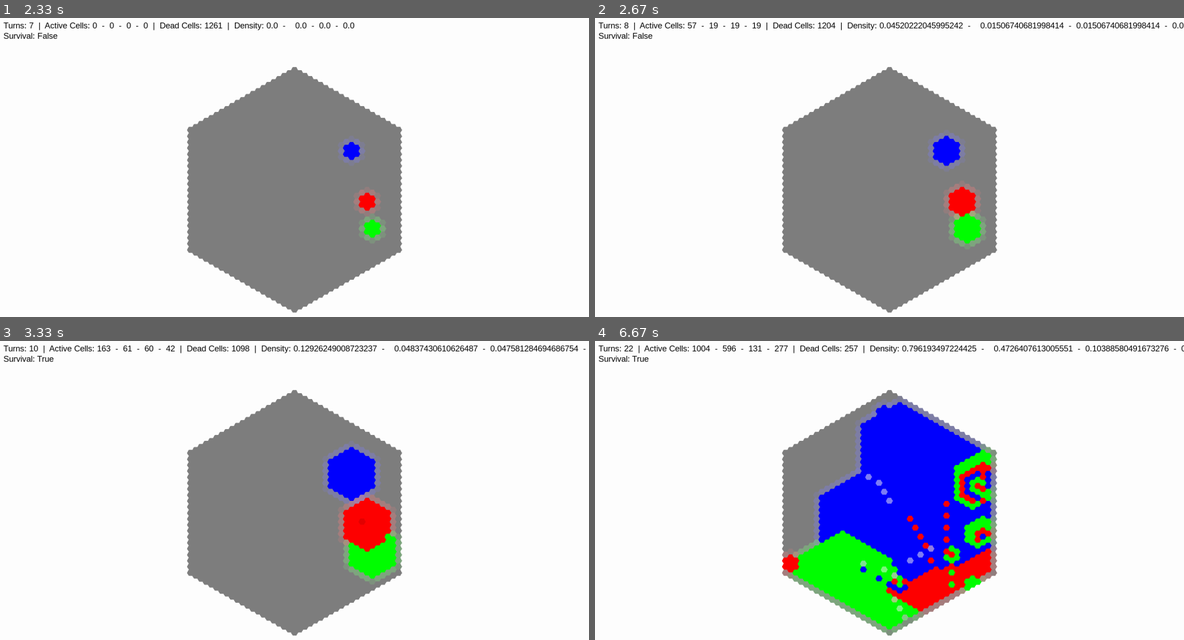
Above: before the commit, frames 1-4 (two rows, left to right).
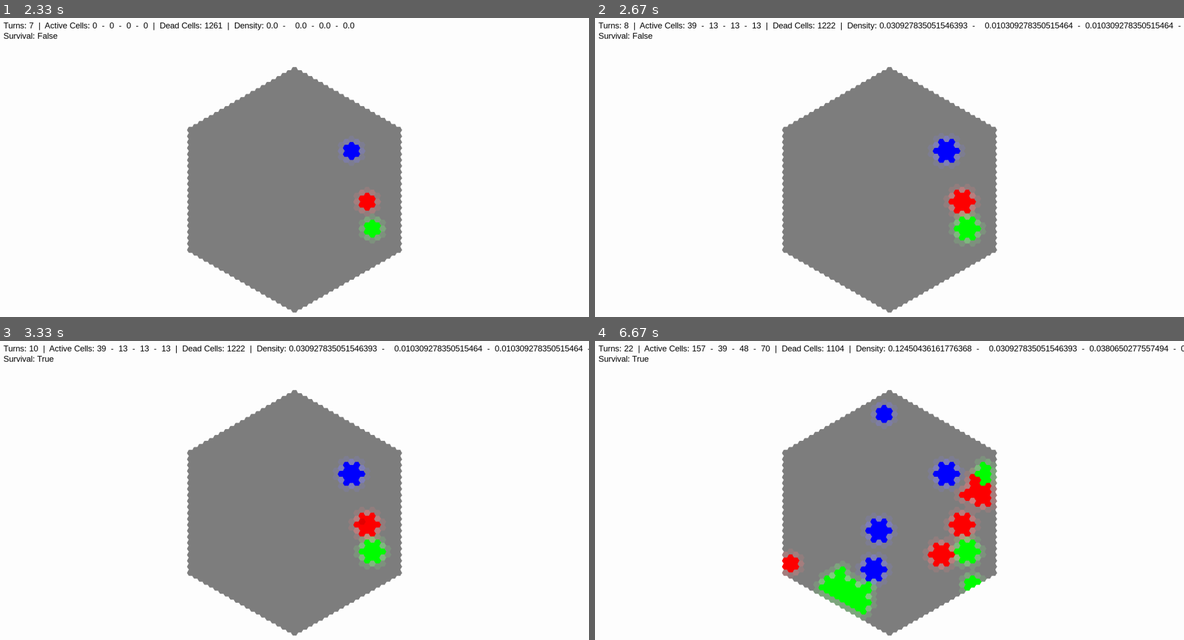
Above: after the commit, the same moments.

Repository: s4b4ch4br4v4/Pygame-Hexagonal-Cellular-Automata
Game: pygame game, started from main.py
The game is run twice, just before and just after one commit, with the same random seed, the same clock (stepped at 60 frames per second) and the same inputs.
Inputs (mouse positions are in pixels of both pictures, inside the frame that each line leads up to):
- Up to frame 1 (2.33 s): tap Space at 0.33, 0.73, 1.03, 1.23, 1.53, 1.73, 2.07 s; hold D 0.67-1.13 s; move the mouse to (300, 194) at 0.7 s; hold D 1.17-1.63 s; move the mouse to (153, 176) at 1.2 s; hold S 1.67-1.97 s; move the mouse to (353, 242) at 1.7 s; hold D from 2 s (still down); move the mouse to (111, 245) at 2.03 s; tap G at 2.15 s
- Up to frame 2 (2.67 s): tap Space at 2.37 s; release D at 2.63 s
- Up to frame 3 (3.33 s): hold S 2.67-3.03 s; move the mouse to (512, 604) at 2.7 s; tap Space at 2.73, 3.13 s; hold D from 3.07 s (still down); move the mouse to (365, 523) at 3.1 s
- Up to frame 4 (6.67 s): tap Space at 3.43, 3.63, 3.93, 4.13, 4.47, 4.77, 5.13, 5.53, 5.83, 6.03, 6.33, 6.53 s; release D at 3.53 s; hold D 3.57-4.03 s; move the mouse to (901, 391) at 3.6 s; tap G at 3.72, 5.22, 6.62 s; hold S 4.07-4.37 s; move the mouse to (748, 433) at 4.1 s; hold D 4.4-5.03 s; move the mouse to (860, 577) at 4.43 s; hold S 5.07-5.43 s; move the mouse to (889, 535) at 5.1 s; hold D 5.47-5.93 s; move the mouse to (871, 442) at 5.5 s; hold D 5.97-6.43 s; move the mouse to (1113, 613) at 6 s; hold S from 6.47 s (still down); move the mouse to (795, 394) at 6.5 s

Frame 1 is identical in both runs. In frame 2, 1.0% of the frame differs, in the area x 15-100%, y 1-76%; in frame 3, 4.1%; in frame 4, 18%, in the area x 17-100%, y 1-98%.

Commit message:
Added some clarification comments for Gregory. Simulation doesn't work perfectly fine, but fine enough to be used.

Diff:
--- a/main.py
+++ b/main.py
@@ -20,6 +20,10 @@
     o - უჯრედებისაგან ექვსკუთხედების ხატვა(hex_click_mode)
     g - გენერაცია შემთხვევით ადგილას ყველა ტიპის უჯრისაგან ექვსკუთხედის
     d - უჯრების გადარჩენის ჩართვა/გათიშვა(მარჯვენა ზედა კუთხეში ინდიკატორიც კი არის)
+
+    !!! უჯრების გადარჩენის კონტროლი აქტუალურია როცა სიმულაცია მუშაობს ჩვენი სისტემით !!!
+    !!! რადგან მათ სისტემაში არ არის გათვალისწინებული უჯრების თავისით სიკვდილიანობა !!!
+    !!! ასევე, სიმულაციის მთელი ფუნქციონალი კორექტულად არ მუშაობს მათ სისტემასთან !!!
 """
 
 # PyGame base variables:
@@ -35,8 +39,25 @@
 
 # Simulation variables:
 
+"""rules და threshold არ არის ჩვენი სისტემის ნაწილი"""
+
+"""
+    წესები(rules) მუშაობენ следующим образом:
+    დიქტში გასაღები არის უჯრის ტიპი, ხოლო
+    მნიშვნელობად ლისტში არის მითითებული ის უჯრის ტიპები, რომლებსაც
+    შეუძლიათ მაგ უჯრის ჭამა.
+    {"მე": ["ვინ მჭამს მე"]}
+    0-ის ჭამა ყველას შეუძლია, 1-ს ჭამს 3 და ა.შ.
+"""
 rules = {0: [1, 2, 3], 1: [3], 2: [1], 3: [2]}
-threshold = [1, 2]
+
+"""
+    threshold(порог, ზღურბლი) არის საჭირო სამეზობლოში საჭირო მტრების რაოდენობა, რომ
+    შეიჭამოს გარკვეული ტიპის უჯრა, რომლის ჭამაც შეუძლია მტერს.
+    მაგალითად: 1 ტიპის უჯრა რომ შეჭამოს 3 ტიპის უჯრამ(რადგან, ვიცით 1: [3])
+    1 ტიპის უჯრის ირგვლივ 3 ტიპის უჯრების რაოდენობა უნდა იყოს მოცემულ სეგმენტში [2, 4].
+"""
+threshold = [2, 5]
 
 CELL_RADIUS = 10
 radius = 20
@@ -194,8 +215,15 @@
             C.first_count = 0
             C.second_count = 0
             C.third_count = 0
+            """
+                update_state - ჩვენი უჯრების მდგომარეობის განახლების სისტემა
+                update_state2 - მათი
+
+                !!! მხოლოდ ერთი უნდა მუშაობდეს !!!
+            """
             # su.update_state(state, C)
             su.update_state2(state, C, rules, threshold)
+
             su.clear_edges(state, su.precompute_edges(radius))
             C.turn_count += 1
 
